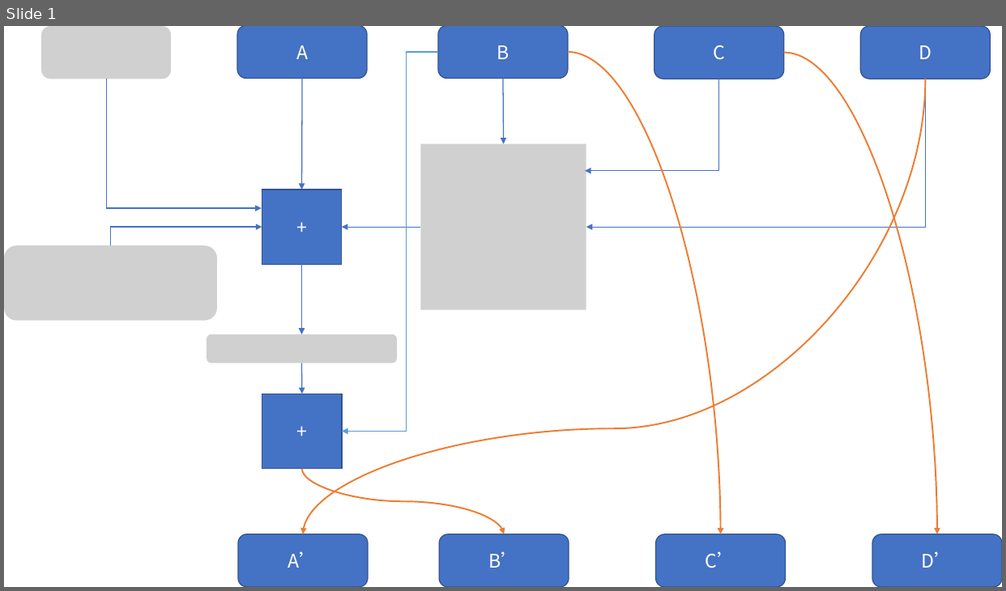
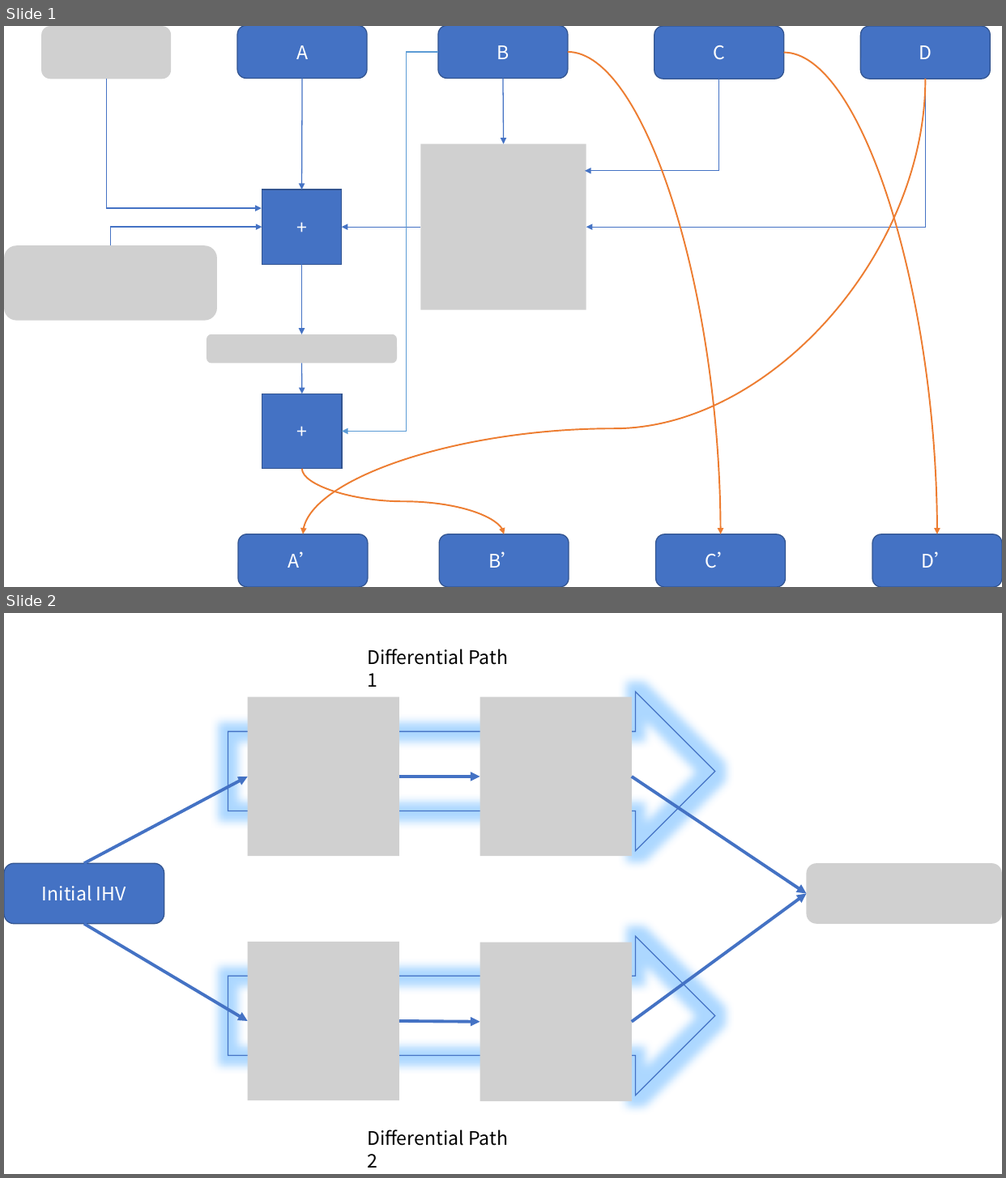
Before and after one commit to Timo9Madrid7/MD5-Collision, a slide deck: images/images.pptx. Shown one above the other, each under a label of ours: slide 1 before the commit, slides 1 and 2 after it. The pictures are 1006x591 and 1006x1178 pixels, drawn with LibreOffice and Linux fonts; fonts in the diff are those of the drawing; grey boxes stand for pictures. Boxes give left, top, right and bottom in pixels: in the first picture for what was removed or moved away, otherwise in the second. Text is boxed around its words. In the diff, an @@ line names an element or a change of style, - is before the commit and + after.

Commit message:
add image for the differential paths

```diff
--- a/images/images.pptx
+++ b/images/images.pptx
@@ slide 2 added at [4, 613, 1002, 1174], background #FFFFFF @@
@@ text added at [367, 649, 508, 687], 18 pt, text #000000 @@
+Differential Path 1
@@ right arrow added at [228, 692, 715, 851], outline #4472C4 1 pt @@
@@ picture added at [247, 697, 399, 856] @@
@@ picture added at [480, 697, 632, 856] @@
@@ arrow added from (84, 864) to (247, 777), #4472C4 3 pt @@
@@ arrow added from (399, 777) to (480, 777), #4472C4 3 pt @@
@@ arrow added from (632, 777) to (807, 894), #4472C4 3 pt @@
@@ rounded rectangle added at [4, 864, 164, 924], fill #4472C4, outline #325491 1 pt, 18 pt, text #FFFFFF @@
+Initial IHV
@@ picture added at [807, 864, 1002, 924] @@
@@ arrow added from (632, 1022) to (807, 894), #4472C4 3 pt @@
@@ arrow added from (84, 924) to (247, 1021), #4472C4 3 pt @@
@@ right arrow added at [228, 936, 715, 1096], outline #4472C4 1 pt @@
@@ picture added at [247, 942, 399, 1101] @@
@@ picture added at [480, 943, 632, 1102] @@
@@ arrow added from (399, 1021) to (480, 1022), #4472C4 3 pt @@
@@ text added at [367, 1130, 508, 1168], 18 pt, text #000000 @@
+Differential Path 2
```
Also in this commit, not shown: 2 other files.
